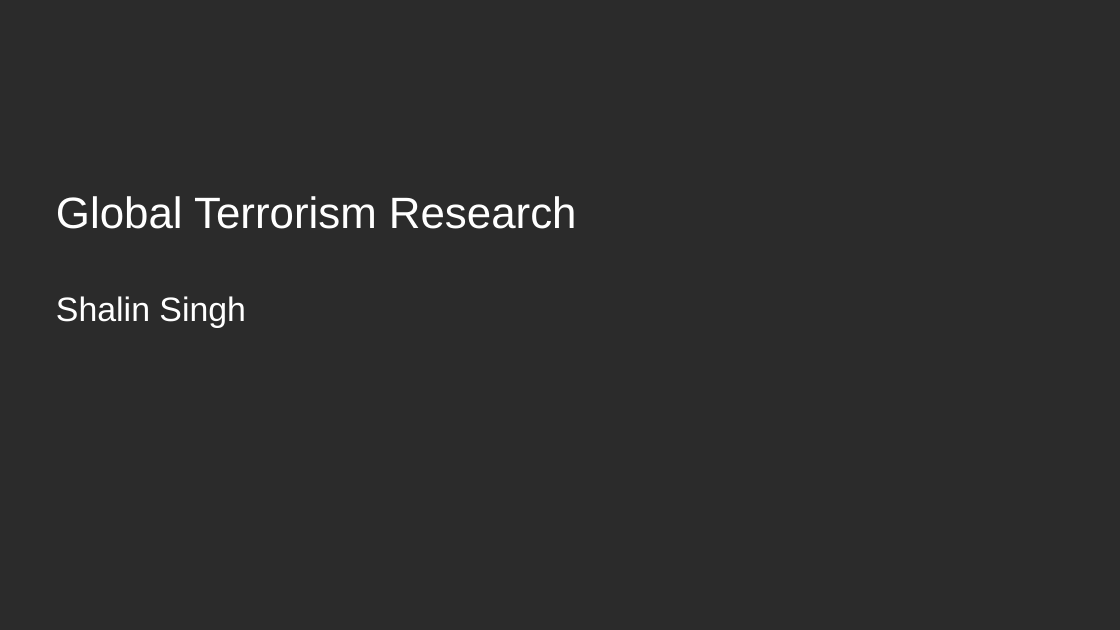
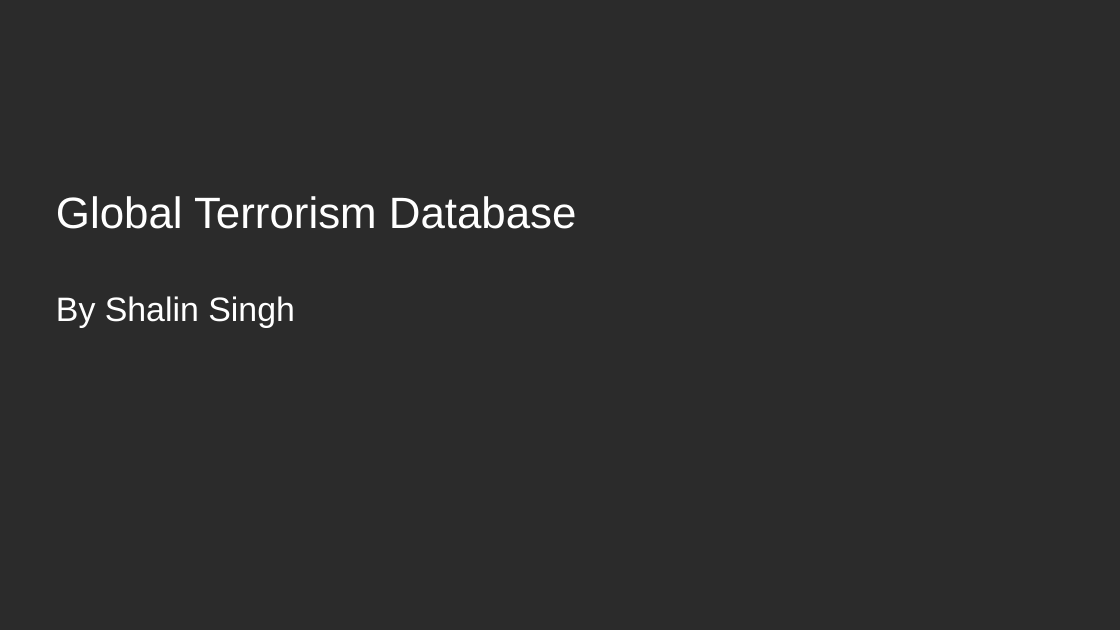
Before and after one commit to shaysingh818/GlobalTerrorism, a slide deck: slide 1 of presentation.pptx. Drawn at 1120x630 pixels with LibreOffice and Linux fonts; fonts in the diff are those of the drawing; background and template pictures are left out; a plain dark background stands for a picture behind light text. Boxes give left, top, right and bottom in pixels: in the first picture for what was removed or moved away, otherwise in the second. Text is boxed around its words. In the diff, an @@ line names an element or a change of style, - is before the commit and + after.

```diff
--- a/presentation.pptx
+++ b/presentation.pptx
@@ text at [56,196,577,229]: text changed @@
-Global Terrorism Research
+Global Terrorism Database
@@ text at [56,296,295,328]: text changed @@
-Shalin Singh
+By Shalin Singh
```
Also in this commit, not shown: 12 other files.
